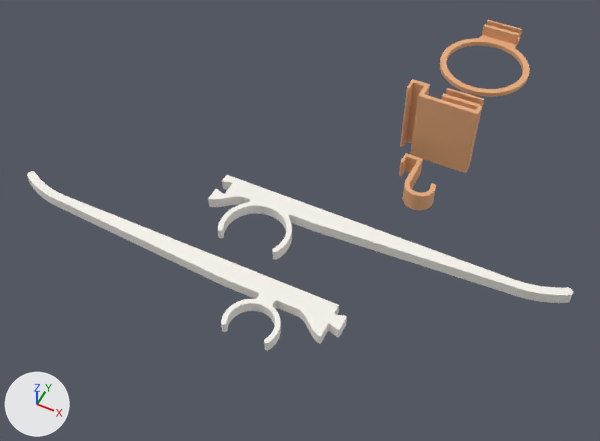
The glTF model docs/models/bathroom_trazo_piezas.glb, before and after one commit.
Both versions are drawn from a 50 mm camera at (0.11, -0.246, 0.425) aimed at (-0.069, 0.111, -0.022). The axes (+X, +Y, +Z) are drawn at lower left. The lights are the same throughout. The picture after the commit comes second.

In view in the first picture: 'jinete_aro', 'jinete_gancho', 'jinete_horquilla', 'jinete_repisa', 'trazo_derecha', 'trazo_izquierda'.
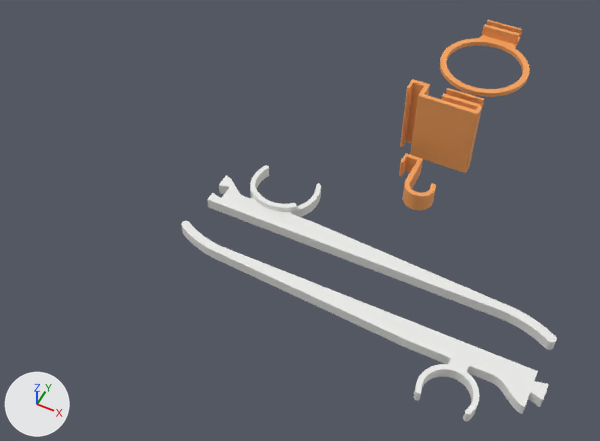
What differs and where, as boxes [x1, y1, x2, y2] in the pictures (600 x 441 px):
'trazo_izquierda', moved
    before: [27, 171, 347, 350]
    after: [181, 221, 549, 422]
'trazo_derecha', reshaped (44% taller)
    before: [208, 175, 573, 303]
    after: [208, 165, 557, 350]
'jinete_repisa', recoloured (beige to orange)
    both: [400, 79, 482, 173]
'jinete_aro', recoloured (beige to orange)
    both: [440, 20, 530, 97]
'jinete_gancho', recoloured (beige to orange)
    both: [399, 153, 436, 210]
'jinete_horquilla', recoloured
    both: [441, 88, 484, 110]

Diff of the bpy script that builds the scene:
```diff
--- a/docs/models/bathroom_trazo_piezas.glb.py
+++ b/docs/models/bathroom_trazo_piezas.glb.py
@@ mat_material_1 @@
 mat_material_1 = principled_material('Material_1')
-mat_material_1.base_color = (0.812, 0.416, 0.204)  # beige #e9ad7d
+mat_material_1.base_color = (0.925, 0.369, 0.11)  # orange #f6a45d
 mat_material_1.roughness = 0.6
@@ me_trazo_izquierda @@
 # used by ob_trazo_izquierda; location = (0.0, 0.0, 0.0)
-me_trazo_izquierda.from_pydata(...)  # 796 vertices, 1588 faces; spans x -0.249..0.004, y -0.009..0.045, z 0.0..0.008
+me_trazo_izquierda.from_pydata(...)  # 796 vertices, 1588 faces; spans x -0.127..0.127, y 0.0..0.054, z 0.0..0.008
+# me_trazo_izquierda part 1: the whole mesh is moved by (0.123, 0.009, 0.0)
 me_trazo_izquierda.materials.append(mat_material_0)
@@ me_trazo_derecha @@
 # used by ob_trazo_derecha; location = (0.0, 0.0, 0.0)
-me_trazo_derecha.from_pydata(...)  # 760 vertices, 1516 faces; spans x -0.123..0.123, y 0.056..0.113, z 0.0..0.008
+me_trazo_derecha.from_pydata(...)  # 1055 vertices, 2106 faces; spans x -0.123..0.123, y 0.068..0.124, z 0.0..0.012
+# me_trazo_derecha part 2: 6 vertices moved within x -0.122, y 0.103, z 0.0..0.008; 749 vertices removed from x -0.123..0.123, y 0.056..0.113, z 0.0..0.008; 1044 vertices added at x -0.123..0.123, y 0.068..0.124, z 0.0..0.012
 me_trazo_derecha.materials.append(mat_material_0)
```
